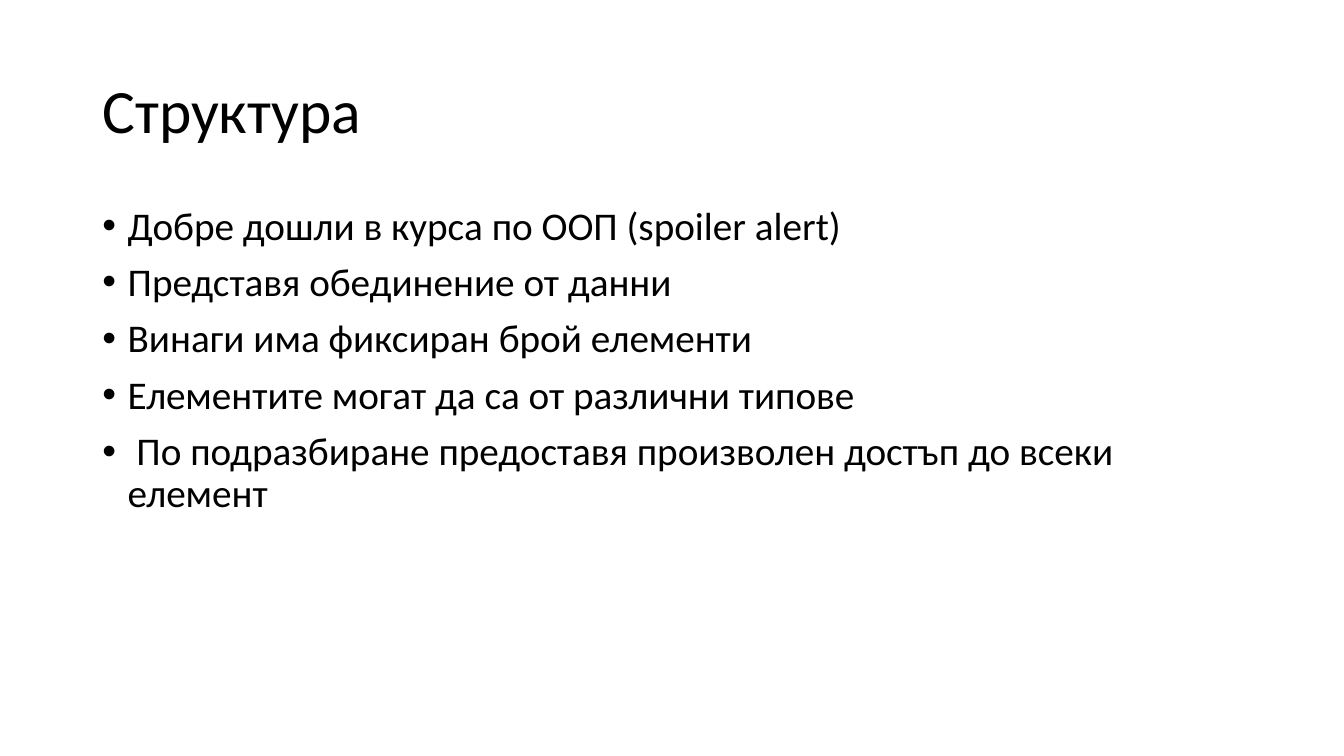
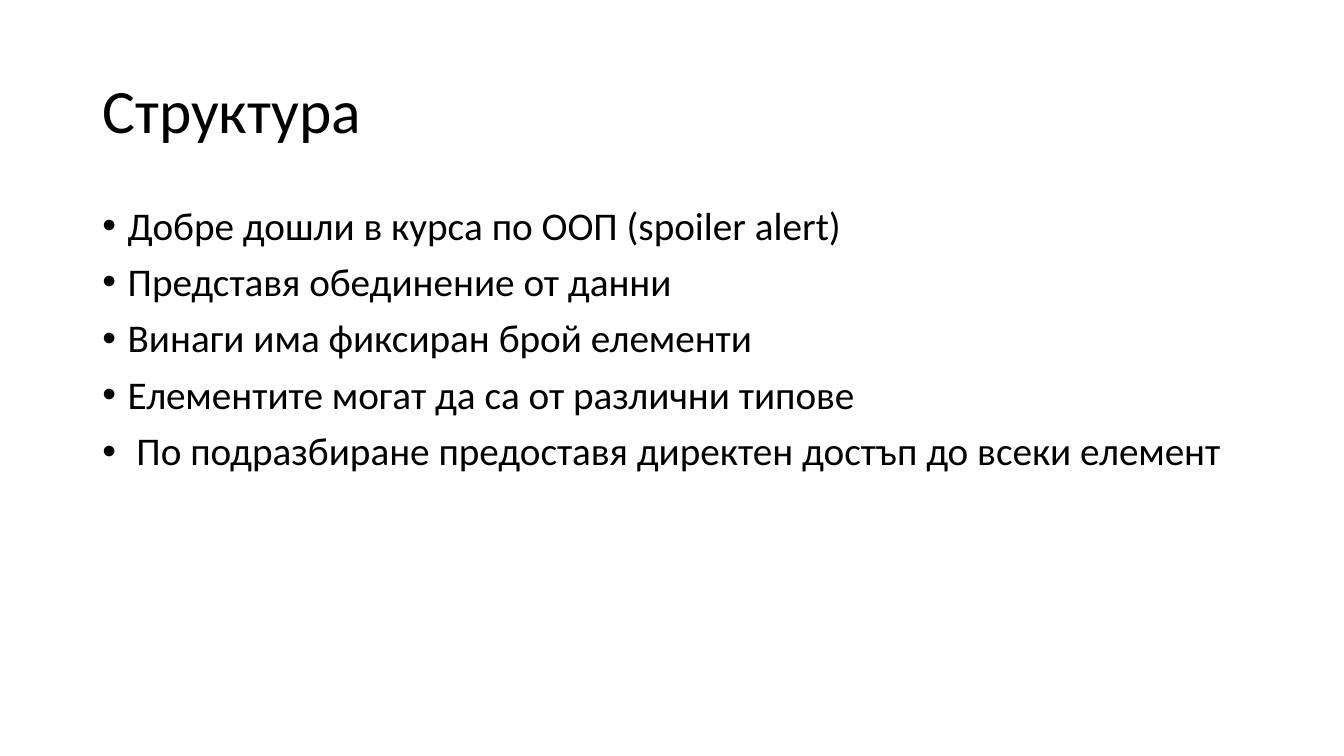
Before and after one commit to Mapmo/Uni-CPP, a slide deck: slide 76 of Introducing To Programming Materials/Consultation 3/Consultation3.pptx (slide 71 before the commit). Drawn at 1344x756 pixels with LibreOffice and Linux fonts; fonts in the diff are those of the drawing. Boxes give left, top, right and bottom in pixels: in the first picture for what was removed or moved away, otherwise in the second. Text is boxed around its words. In the diff, an @@ line names an element or a change of style, - is before the commit and + after.

```diff
--- a/Introducing To Programming Materials/Consultation 3/Consultation3.pptx
+++ b/Introducing To Programming Materials/Consultation 3/Consultation3.pptx
@@ text at [136,438,1220,472]: text changed @@
-• По подразбиране предоставя произволен достъп до всеки елемент
+• По подразбиране предоставя директен достъп до всеки елемент
```
Also in this commit, not shown: 5 other slides changed, 7 slides added.
